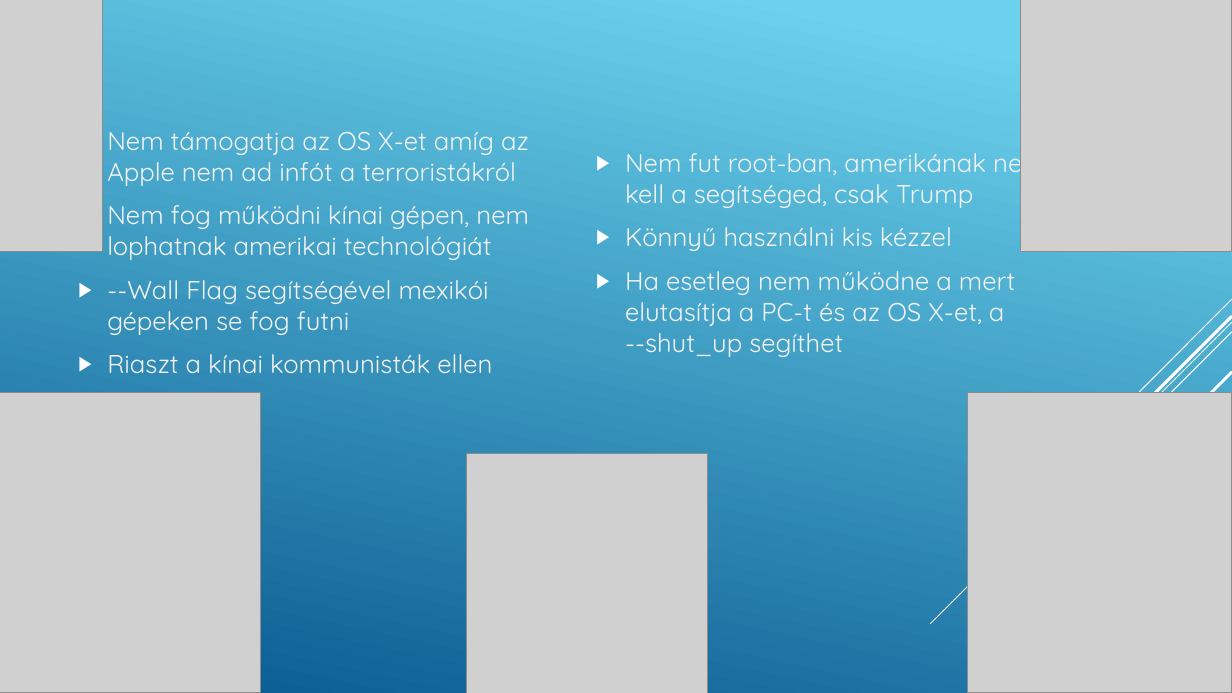
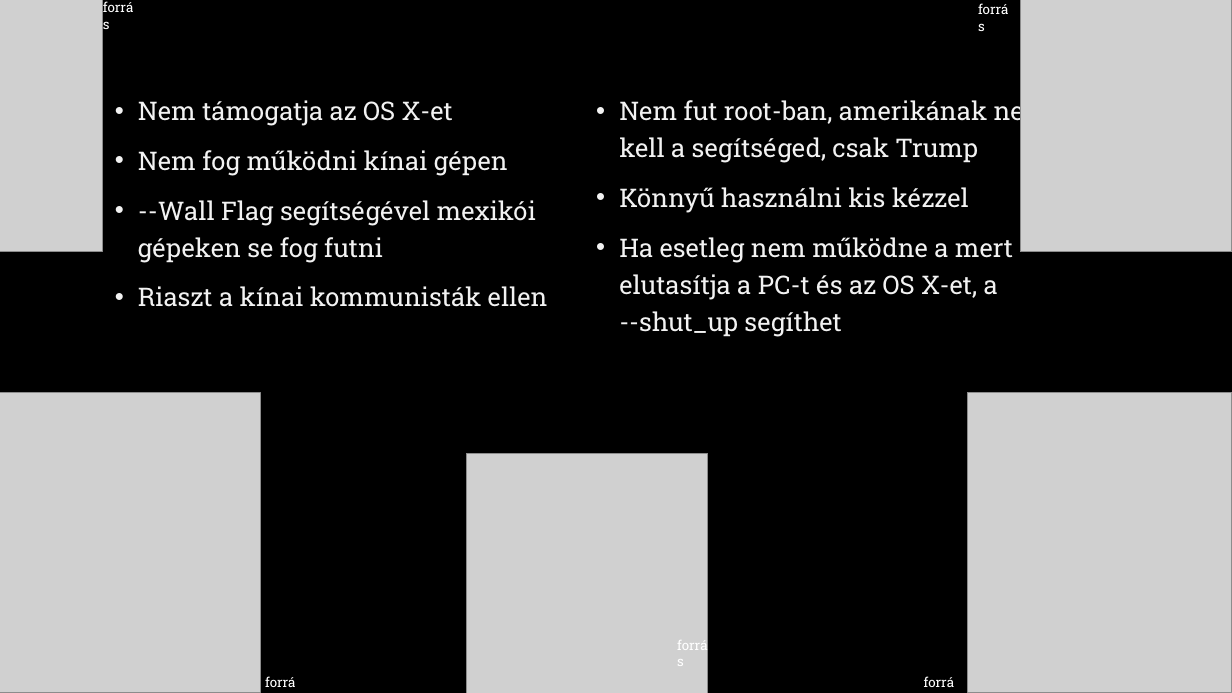
Before and after one commit to baranyidaniel/ppt, a slide deck: slide 8 of A legfurcsább programozási nyelvek.pptx. Drawn at 1232x693 pixels with LibreOffice and Linux fonts; fonts in the diff are those of the drawing; grey boxes stand for pictures; background and template pictures are left out. Boxes give left, top, right and bottom in pixels: in the first picture for what was removed or moved away, otherwise in the second. Text is boxed around its words. In the diff, an @@ line names an element or a change of style, - is before the commit and + after.

```diff
--- a/A legfurcsább programozási nyelvek.pptx
+++ b/A legfurcsább programozási nyelvek.pptx
@@ background gradient #6ED2EB to #06588E to picture (left out) @@
@@ text added at box(94, 0, 149, 21), 10.5 pt, text #FFFFFF @@
+forrás
@@ text added at box(970, 0, 1024, 23), 10.5 pt, text #FFFFFF @@
+forrás
@@ text "Nem támogatja az OS X-et": place and size @@
-text "Nem támogatja az OS X-et" at box(107, 132, 529, 374)
+text "Nem támogatja az OS X-et" at box(138, 100, 548, 307)
@@ text "Nem támogatja az OS X-et" at box(138, 100, 548, 307): vertical alignment middle to top @@
@@ text "Nem fut root-ban, amerikának nem ...": place and size @@
-text "Nem fut root-ban, amerikának nem ..." at box(625, 145, 1046, 357)
+text "Nem fut root-ban, amerikának nem ..." at box(619, 97, 1049, 337)
@@ text "Nem fut root-ban, amerikának nem ..." at box(619, 97, 1049, 337): font Quicksand to Roboto Slab; bullet ▶ to •; line spacing 1 to 1.2; vertical alignment middle to top @@
@@ text at box(138, 100, 508, 176): text changed; font Quicksand to Roboto Slab @@
-▶ Nem támogatja az OS X-et amíg az Apple nem ad infót a terroristákról
-▶ Nem fog működni kínai gépen, nem lophatnak amerikai technológiát
+• Nem támogatja az OS X-et
+• Nem fog működni kínai gépen
@@ text at box(138, 200, 548, 307): font Quicksand to Roboto Slab in "--Wall Flag segítségével mexikói gépeken se fog ...", "Riaszt a kínai kommunisták ellen"; bullet ▶ to •; line spacing 1 to 1.2 @@
@@ group removed at box(931, 299, 1232, 624): 5 lines @@
@@ text added at box(668, 633, 723, 659), 10.5 pt, text #FFFFFF @@
+forrás
@@ text added at box(256, 669, 311, 693), 10.5 pt, text #FFFFFF @@
+forrás
@@ text added at box(915, 669, 970, 693), 10.5 pt, text #FFFFFF @@
+forrás
```
Also in this commit, not shown: 6 other slides changed, 2 slides added, 1 slide removed.
